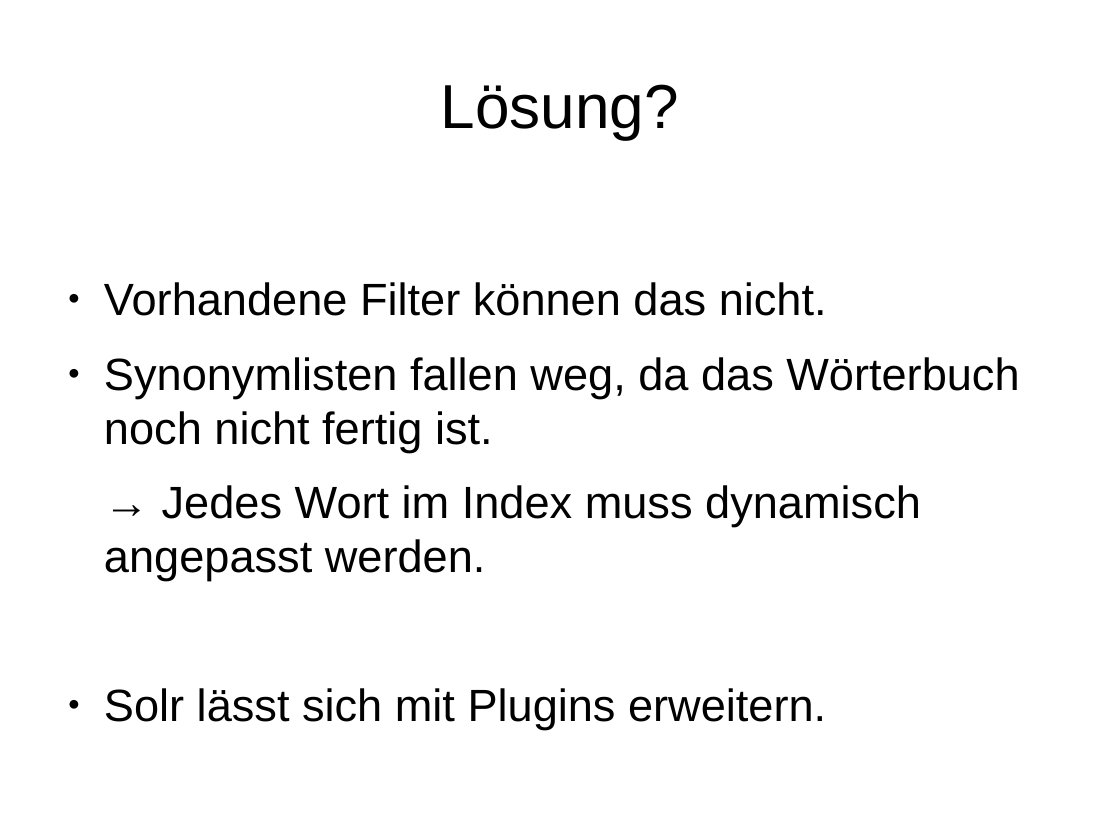
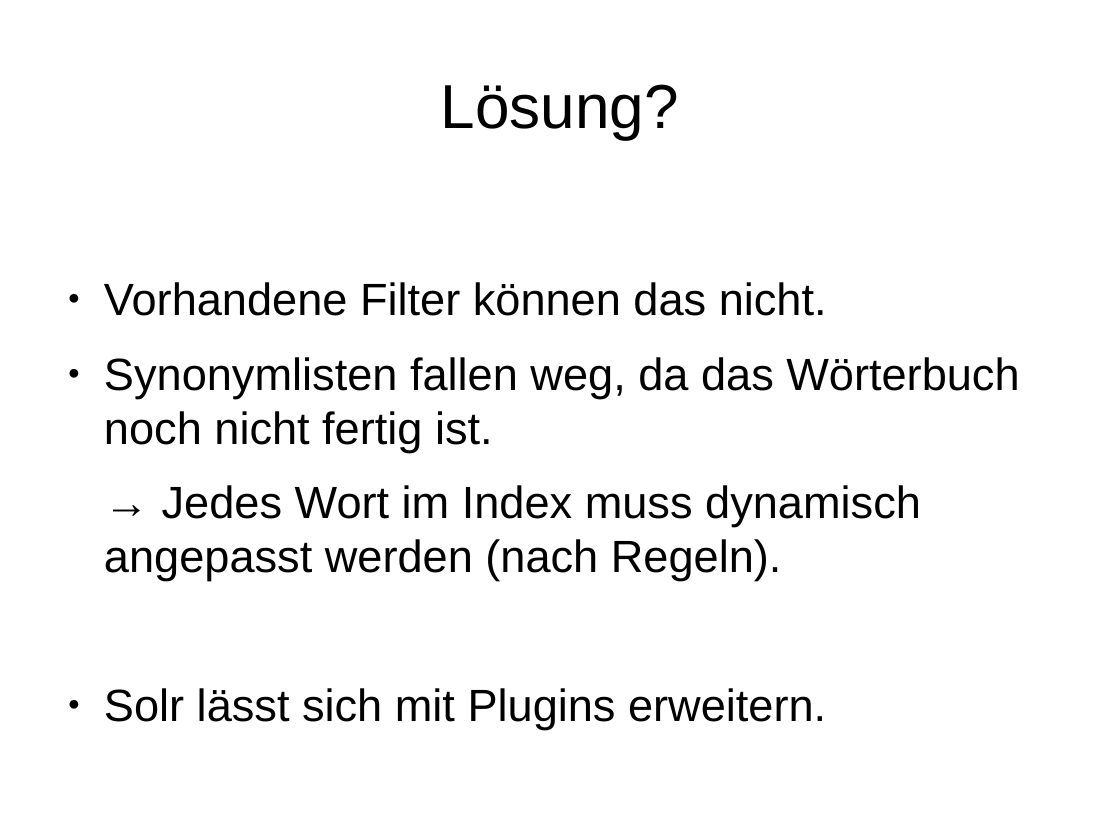
Before and after one commit to subugoe/solr-plugins-starterkit, a slide deck: slide 4 of solr-plugins.odp. Drawn at 1120x840 pixels with LibreOffice and Linux fonts; fonts in the diff are those of the drawing. Boxes give left, top, right and bottom in pixels: in the first picture for what was removed or moved away, otherwise in the second. Text is boxed around its words. In the diff, an @@ line names an element or a change of style, - is before the commit and + after.

```diff
--- a/solr-plugins.odp
+++ b/solr-plugins.odp
@@ text at [104, 485, 921, 581]: text changed @@
-→ Jedes Wort im Index muss dynamisch angepasst werden.
+→ Jedes Wort im Index muss dynamisch angepasst werden (nach Regeln).
```
Also in this commit, not shown: 2 other slides changed.
